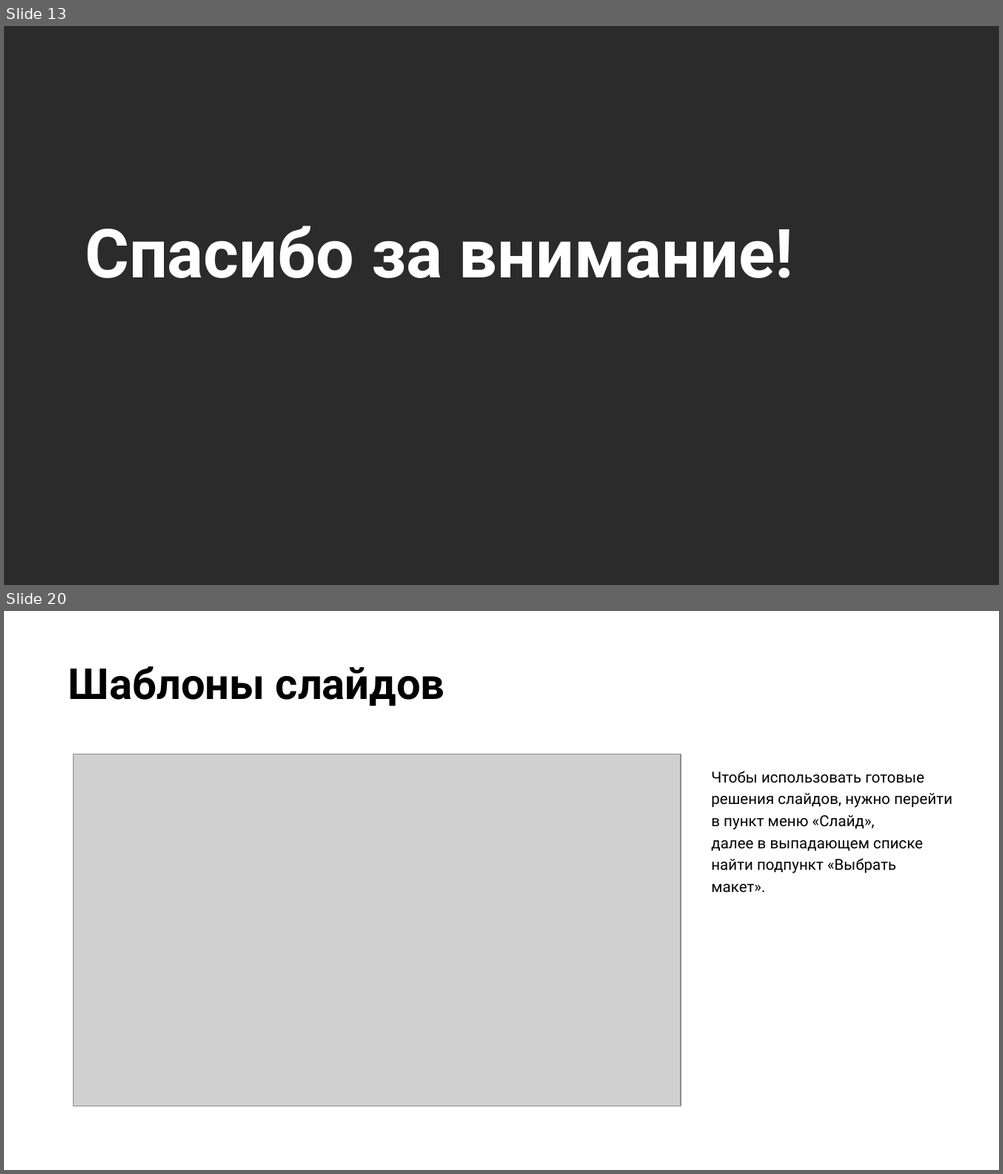
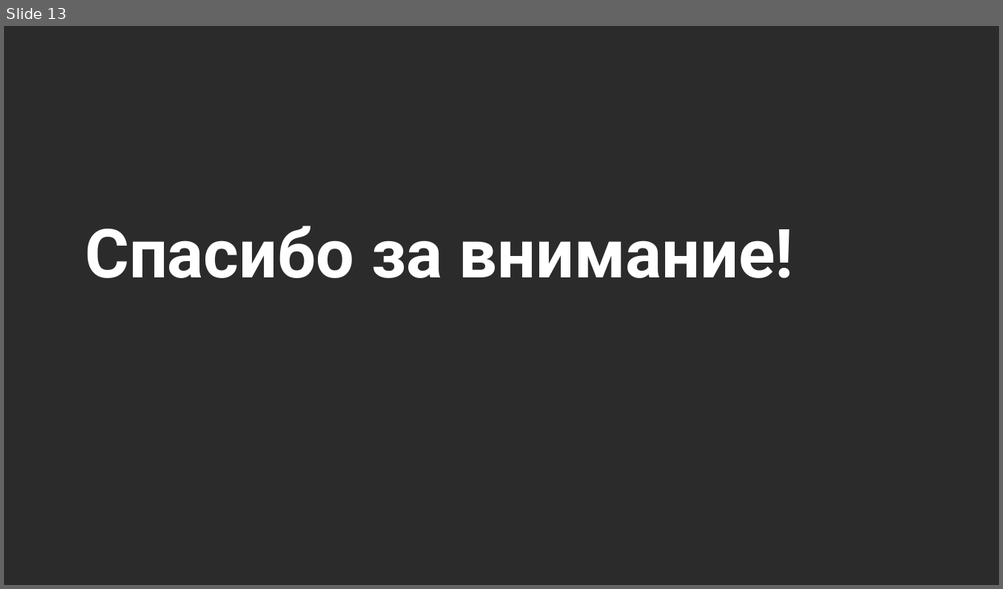
Before and after one commit to Ar-b-ra/GraduationWork, a slide deck: Презентация на защиту.pptx. Shown one above the other, each under a label of ours: slides 13 and 20 before the commit, slide 13 after it; the slides between them are not shown. The pictures are 1003x1174 and 1003x589 pixels, drawn with LibreOffice and Linux fonts; fonts in the diff are those of the drawing; grey boxes stand for pictures; background and template pictures are left out; a plain dark background stands for a picture behind light text. Boxes give left, top, right and bottom in pixels: in the first picture for what was removed or moved away, otherwise in the second. Text is boxed around its words. In the diff, an @@ line names an element or a change of style, - is before the commit and + after.

```diff
--- a/Презентация на защиту.pptx
+++ b/Презентация на защиту.pptx
@@ slide 20 removed at (4, 611, 999, 1170), background picture (left out) @@
@@ title removed at (68, 667, 445, 706) @@
-Шаблоны слайдов
@@ picture removed at (74, 755, 681, 1106) @@
@@ subtitle removed at (711, 771, 952, 893) @@
-Чтобы использовать готовые решения слайдов, нужно перейти
-в пункт меню «Слайд»,
-далее в выпадающем списке найти подпункт «Выбрать макет».
```
Also in this commit, not shown: 4 slides changed, 1 slide added, 7 other slides removed, 1 other file.
